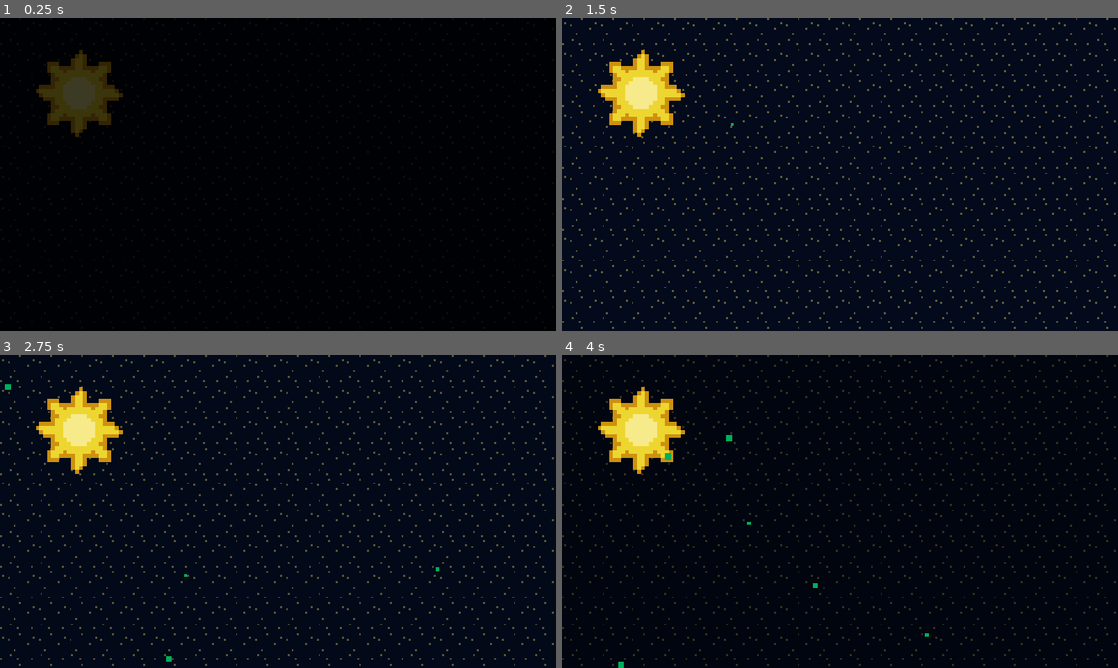
Above: before the commit, frames 1-4 (two rows, left to right).
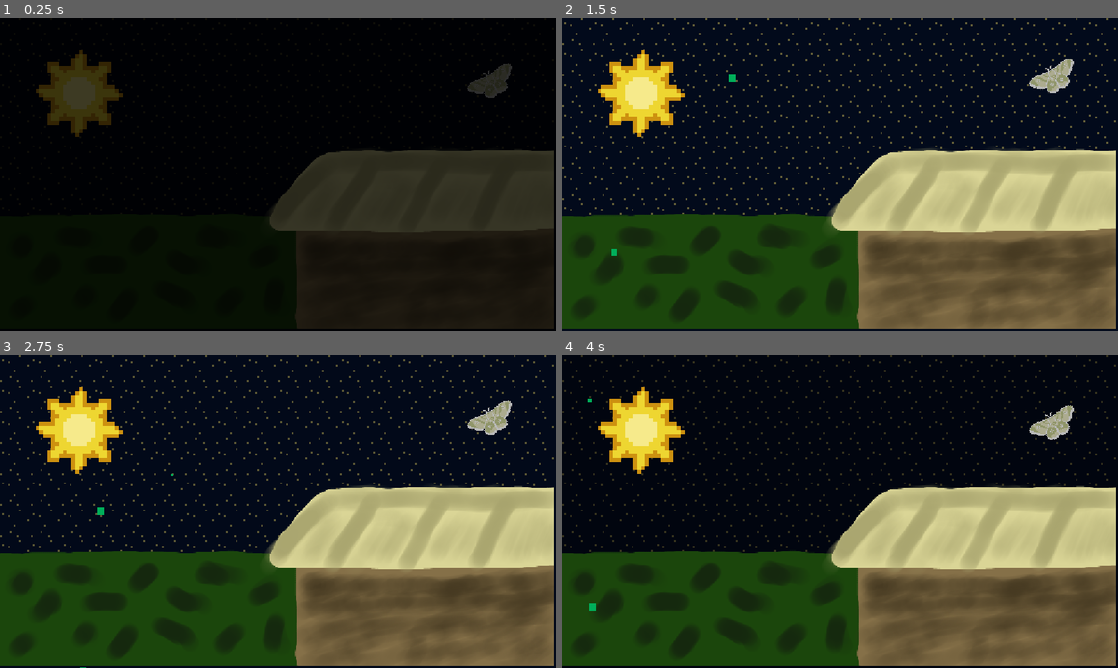
Above: after the commit, the same moments.

Repository: GarterSnake502/InnocentLemurs
Game: Godot game, scene res://Scenes/crossover_ending.tscn
Two runs of this game, one before a commit and one after it. Both use one fixed random seed, a clock stepped at 60 frames per second and the inputs below. This scene is started directly instead of the project's main scene.
Inputs (mouse positions are in pixels of both pictures, inside the frame that each line leads up to):
- Up to frame 1 (0.25 s): no input
- Up to frame 2 (1.5 s): tap Enter (ui_accept) at 0.5, 0.77 s; move the mouse to (962, 158) at 0.52 s; click (962, 158) at 0.67 s; move the mouse to (728, 190) at 1.27 s; click (728, 190) at 1.42 s
- Up to frame 3 (2.75 s): tap Enter (ui_accept) at 1.52 s; move the mouse to (333, 442) at 2.02 s; click (333, 442) at 2.17 s
- Up to frame 4 (4 s): move the mouse to (812, 574) at 2.77 s; click (812, 574) at 2.92 s; tap Enter (ui_accept) at 3.02, 3.77 s; move the mouse to (1006, 558) at 3.52 s; click (1006, 558) at 3.67 s

The runs differ from the first frame. In frame 1, 21% of the frame differs, in the area x 48-100%, y 14-100%; in frame 2, 46%; in frame 3, 46%; in frame 4, 46%, in the area x 0-100%, y 14-100%.

Commit message:
Crossover ending

Diff:
--- a/Scenes/crossover_ending.tscn
+++ b/Scenes/crossover_ending.tscn
@@ -1,8 +1,17 @@
 [gd_scene format=3 uid="uid://dm5h4gitcppqs"]
 
 [ext_resource type="Texture2D" uid="uid://vuewutqd7x1v" path="res://Assets/Tiles/space.png" id="1_tavmq"]
+[ext_resource type="Script" uid="uid://b10u14omrkxh4" path="res://Scripts/crossover_ending.gd" id="1_w0aeu"]
 [ext_resource type="AudioStream" uid="uid://d14ooduk414i7" path="res://Assets/crossover_ending.mp3" id="2_tavmq"]
 [ext_resource type="Texture2D" uid="uid://cr5mjbt3qc3lc" path="res://Assets/sun.png" id="2_vlpce"]
+[ext_resource type="Texture2D" uid="uid://d2dcwx5ddibhu" path="res://Assets/Endings/crossover-ending.png" id="2_wq3l2"]
+[ext_resource type="Texture2D" uid="uid://bnghsavmtsbpf" path="res://Assets/moth.png" id="3_rgxcf"]
+[ext_resource type="Texture2D" uid="uid://de4kbtx0gdnko" path="res://Assets/spaceship.png" id="3_syav1"]
+[ext_resource type="Texture2D" uid="uid://mvwxdjxalio6" path="res://Assets/evil_fly_idl.png" id="5_5xntr"]
+[ext_resource type="AudioStream" uid="uid://cjvm28ohpkrop" path="res://Assets/crossover_moth.wav" id="7_qu1kh"]
+[ext_resource type="AudioStream" uid="uid://bq6mulirr31rr" path="res://Assets/crossover_fly.wav" id="8_pngxb"]
+[ext_resource type="AudioStream" uid="uid://5gg438s0ygee" path="res://Assets/crossover_lemur.wav" id="9_xwvr8"]
+[ext_resource type="AudioStream" uid="uid://6cnotbqtbc44" path="res://Assets/explosion.wav" id="11_mwk7s"]
 
 [sub_resource type="Animation" id="Animation_rgxcf"]
 length = 0.001
@@ -42,6 +51,80 @@
 &"pulse": SubResource("Animation_wq3l2")
 }
 
+[sub_resource type="Animation" id="Animation_xwvr8"]
+length = 0.001
+tracks/0/type = "value"
+tracks/0/imported = false
+tracks/0/enabled = true
+tracks/0/path = NodePath(".:position")
+tracks/0/interp = 1
+tracks/0/loop_wrap = true
+tracks/0/keys = {
+"times": PackedFloat32Array(0),
+"transitions": PackedFloat32Array(1),
+"update": 0,
+"values": [Vector2(255, 35)]
+}
+
+[sub_resource type="Animation" id="Animation_pngxb"]
+resource_name = "float"
+loop_mode = 1
+tracks/0/type = "value"
+tracks/0/imported = false
+tracks/0/enabled = true
+tracks/0/path = NodePath(".:position")
+tracks/0/interp = 1
+tracks/0/loop_wrap = true
+tracks/0/keys = {
+"times": PackedFloat32Array(0, 0.5),
+"transitions": PackedFloat32Array(1, 1),
+"update": 0,
+"values": [Vector2(255, 35), Vector2(255, 30)]
+}
+
+[sub_resource type="AnimationLibrary" id="AnimationLibrary_xwvr8"]
+_data = {
+&"RESET": SubResource("Animation_xwvr8"),
+&"float": SubResource("Animation_pngxb")
+}
+
+[sub_resource type="Animation" id="Animation_qu1kh"]
+length = 0.001
+tracks/0/type = "value"
+tracks/0/imported = false
+tracks/0/enabled = true
+tracks/0/path = NodePath(".:frame")
+tracks/0/interp = 1
+tracks/0/loop_wrap = true
+tracks/0/keys = {
+"times": PackedFloat32Array(0),
+"transitions": PackedFloat32Array(1),
+"update": 1,
+"values": [0]
+}
+
+[sub_resource type="Animation" id="Animation_5xntr"]
+resource_name = "flap"
+loop_mode = 1
+tracks/0/type = "value"
+tracks/0/imported = false
+tracks/0/enabled = true
+tracks/0/path = NodePath(".:frame")
+tracks/0/interp = 1
+tracks/0/loop_wrap = true
+tracks/0/keys = {
+"times": PackedFloat32Array(0, 0.5),
+"transitions": PackedFloat32Array(1, 1),
+"update": 1,
+"values": [4, 5]
+}
+
+[sub_resource type="AnimationLibrary" id="AnimationLibrary_qu1kh"]
+_data = {
+&"RESET": SubResource("Animation_qu1kh"),
+&"flap": SubResource("Animation_5xntr")
+}
+
 [sub_resource type="Animation" id="Animation_vlpce"]
 length = 0.001
 tracks/0/type = "value"
@@ -56,10 +139,34 @@
 "update": 0,
 "values": [Color(0, 0, 0, 1)]
 }
+tracks/1/type = "value"
+tracks/1/imported = false
+tracks/1/enabled = true
+tracks/1/path = NodePath("spaceship:position")
+tracks/1/interp = 1
+tracks/1/loop_wrap = true
+tracks/1/keys = {
+"times": PackedFloat32Array(0),
+"transitions": PackedFloat32Array(1),
+"update": 0,
+"values": [Vector2(327.99997, 36.999992)]
+}
+tracks/2/type = "value"
+tracks/2/imported = false
+tracks/2/enabled = true
+tracks/2/path = NodePath("boom:emitting")
+tracks/2/interp = 1
+tracks/2/loop_wrap = true
+tracks/2/keys = {
+"times": PackedFloat32Array(0),
+"transitions": PackedFloat32Array(1),
+"update": 1,
+"values": [false]
+}
 
 [sub_resource type="Animation" id="Animation_tavmq"]
 resource_name = "crossover"
-length = 20.0
+length = 24.0
 tracks/0/type = "value"
 tracks/0/imported = false
 tracks/0/enabled = true
@@ -71,6 +178,100 @@
 "transitions": PackedFloat32Array(1, 1),
 "update": 0,
 "values": [Color(0, 0, 0, 1), Color(0, 0, 0, 0)]
+}
+tracks/1/type = "method"
+tracks/1/imported = false
+tracks/1/enabled = true
+tracks/1/path = NodePath("moth_sound")
+tracks/1/interp = 1
+tracks/1/loop_wrap = true
+tracks/1/keys = {
+"times": PackedFloat32Array(1.5),
+"transitions": PackedFloat32Array(1),
+"values": [{
+"args": [0.0],
+"method": &"play"
+}]
+}
+tracks/2/type = "method"
+tracks/2/imported = false
+tracks/2/enabled = true
+tracks/2/path = NodePath("fly_sound")
+tracks/2/interp = 1
+tracks/2/loop_wrap = true
+tracks/2/keys = {
+"times": PackedFloat32Array(6.4333334),
+"transitions": PackedFloat32Array(1),
+"values": [{
+"args": [0.0],
+"method": &"play"
+}]
+}
+tracks/3/type = "method"
+tracks/3/imported = false
+tracks/3/enabled = true
+tracks/3/path = NodePath("lemur_sound")
+tracks/3/interp = 1
+tracks/3/loop_wrap = true
+tracks/3/keys = {
+"times": PackedFloat32Array(20.233334),
+"transitions": PackedFloat32Array(1),
+"values": [{
+"args": [0.0],
+"method": &"play"
+}]
+}
+tracks/4/type = "value"
+tracks/4/imported = false
+tracks/4/enabled = true
+tracks/4/path = NodePath("spaceship:position")
+tracks/4/interp = 1
+tracks/4/loop_wrap = true
+tracks/4/keys = {
+"times": PackedFloat32Array(19.872536, 21.93496),
+"transitions": PackedFloat32Array(1, 1),
+"update": 0,
+"values": [Vector2(327.99997, 36.999992), Vector2(68.99997, 37)]
+}
+tracks/5/type = "method"
+tracks/5/imported = false
+tracks/5/enabled = true
+tracks/5/path = NodePath("explosion")
+tracks/5/interp = 1
+tracks/5/loop_wrap = true
+tracks/5/keys = {
+"times": PackedFloat32Array(21.933332),
+"transitions": PackedFloat32Array(1),
+"values": [{
+"args": [0.0],
+"method": &"play"
+}]
+}
+tracks/6/type = "value"
+tracks/6/imported = false
+tracks/6/enabled = true
+tracks/6/path = NodePath("boom:emitting")
+tracks/6/interp = 1
+tracks/6/loop_wrap = true
+tracks/6/keys = {
+"times": PackedFloat32Array(21.93496),
+"transitions": PackedFloat32Array(1),
+"update": 1,
+"values": [true]
+}
+tracks/7/type = "method"
+tracks/7/imported = false
+tracks/7/enabled = true
+tracks/7/path = NodePath("music")
+tracks/7/interp = 1
+tracks/7/loop_wrap = true
+tracks/7/keys = {
+"times": PackedFloat32Array(20.333334),
+"transitions": PackedFloat32Array(1),
+"values": [{
+"args": [],
+"method": &"stop"
+}]
 }
 
 [sub_resource type="AnimationLibrary" id="AnimationLibrary_vlpce"]
@@ -78,6 +279,11 @@
 &"RESET": SubResource("Animation_vlpce"),
 &"crossover": SubResource("Animation_tavmq")
 }
+
+[sub_resource type="Curve" id="Curve_mwk7s"]
+_limits = [-1.0, 1.0, 0.0, 1.0]
+_data = [Vector2(0, 1), 0.0, 0.0, 0, 0, Vector2(1, 1), 0.0, 0.0, 0, 0]
+point_count = 2
 
 [node name="CrossoverEnding" type="Control" unique_id=80411184]
 layout_mode = 3
@@ -86,6 +292,7 @@
 anchor_bottom = 1.0
 grow_horizontal = 2
 grow_vertical = 2
+script = ExtResource("1_w0aeu")
 
 [node name="bg" type="TextureRect" parent="." unique_id=320213109]
 modulate = Color(0.21950102, 0.21950102, 0.21950102, 1)
@@ -105,10 +312,61 @@
 libraries/ = SubResource("AnimationLibrary_rgxcf")
 autoplay = &"pulse"
 
+[node name="spaceship" type="Sprite2D" parent="." unique_id=273066484]
+position = Vector2(327.99997, 36.999992)
+scale = Vector2(0.58, 0.58)
+texture = ExtResource("3_syav1")
+flip_h = true
+
 [node name="sun" type="Sprite2D" parent="." unique_id=687001562]
 position = Vector2(42, 39.999996)
 scale = Vector2(2.055, 2.055)
 texture = ExtResource("2_vlpce")
+
+[node name="moth" type="Sprite2D" parent="." unique_id=784178188]
+modulate = Color(0.728822, 0.728822, 0.728822, 1)
+position = Vector2(255, 35)
+rotation = -0.51487213
+scale = Vector2(0.115, 0.115)
+texture = ExtResource("3_rgxcf")
+
+[node name="anim" type="AnimationPlayer" parent="moth" unique_id=731769771]
+libraries/ = SubResource("AnimationLibrary_xwvr8")
+autoplay = &"float"
+
+[node name="smallParticles" type="CPUParticles2D" parent="." unique_id=1139189058]
+amount = 50
+lifetime = 10.0
+emission_shape = 3
+emission_rect_extents = Vector2(300, 200)
+spread = 180.0
+gravity = Vector2(0, 0)
+initial_velocity_min = 40.0
+initial_velocity_max = 50.0
+scale_amount_max = 2.0
+color = Color(4.9574674e-06, 0.6858901, 0.35514536, 1)
+
+[node name="bg2" type="TextureRect" parent="." unique_id=1951267854]
+layout_mode = 1
+anchors_preset = 15
+anchor_right = 1.0
+anchor_bottom = 1.0
+grow_horizontal = 2
+grow_vertical = 2
+scale = Vector2(0.25, 0.25)
+texture = ExtResource("2_wq3l2")
+
+[node name="fly" type="Sprite2D" parent="." unique_id=145848020]
+position = Vector2(195.99998, 71)
+rotation = -0.02617994
+scale = Vector2(0.215, 0.215)
+texture = ExtResource("5_5xntr")
+flip_h = true
+hframes = 10
+
+[node name="anim" type="AnimationPlayer" parent="fly" unique_id=901092641]
+libraries/ = SubResource("AnimationLibrary_qu1kh")
+autoplay = &"flap"
 
 [node name="music" type="AudioStreamPlayer" parent="." unique_id=238370470]
 stream = ExtResource("2_tavmq")
@@ -145,7 +403,7 @@
 autoplay = &"crossover"
 
 [node name="CPUParticles2D" type="CPUParticles2D" parent="." unique_id=1388621794]
-amount = 100
+amount = 50
 lifetime = 10.0
 emission_shape = 3
 emission_rect_extents = Vector2(300, 200)
@@ -153,5 +411,37 @@
 gravity = Vector2(0, 0)
 initial_velocity_min = 40.0
 initial_velocity_max = 50.0
+scale_amount_min = 3.0
 scale_amount_max = 4.0
 color = Color(4.9574674e-06, 0.6858901, 0.35514536, 1)
+
+[node name="moth_sound" type="AudioStreamPlayer" parent="." unique_id=1673384782]
+stream = ExtResource("7_qu1kh")
+volume_db = 10.0
+
+[node name="fly_sound" type="AudioStreamPlayer" parent="." unique_id=1798870502]
+stream = ExtResource("8_pngxb")
+volume_db = 5.0
+
+[node name="lemur_sound" type="AudioStreamPlayer" parent="." unique_id=1787877900]
+stream = ExtResource("9_xwvr8")
+
+[node name="explosion" type="AudioStreamPlayer" parent="." unique_id=1756777429]
+stream = ExtResource("11_mwk7s")
+
+[node name="boom" type="CPUParticles2D" parent="." unique_id=554895052]
+position = Vector2(66, 41)
+emitting = false
+amount = 1000
+lifetime = 5.0
+explosiveness = 0.49
+spread = 180.0
+gravity = Vector2(0, 0)
+initial_velocity_min = 115.94
+initial_velocity_max = 115.94
+scale_amount_min = 0.0
+scale_amount_max = 29.98
+color = Color(0.66399544, 0.4560212, 0, 1)
+hue_variation_min = -0.1
+hue_variation_max = 0.1
+hue_variation_curve = SubResource("Curve_mwk7s")
--- /dev/null
+++ b/Scripts/crossover_ending.gd
@@ -0,0 +1,6 @@
+extends Control
+
+func _ready() -> void:
+	$anim.play("crossover")
+	await $anim.animation_finished
+	get_tree().change_scene_to_file("res://Scenes/normal_ending.tscn")
Binary file added: Assets/moth.png
Not shown, added: Assets/crossover_fly.wav
Not shown, added: Assets/crossover_lemur.wav
Not shown, added: Assets/crossover_moth.wav
